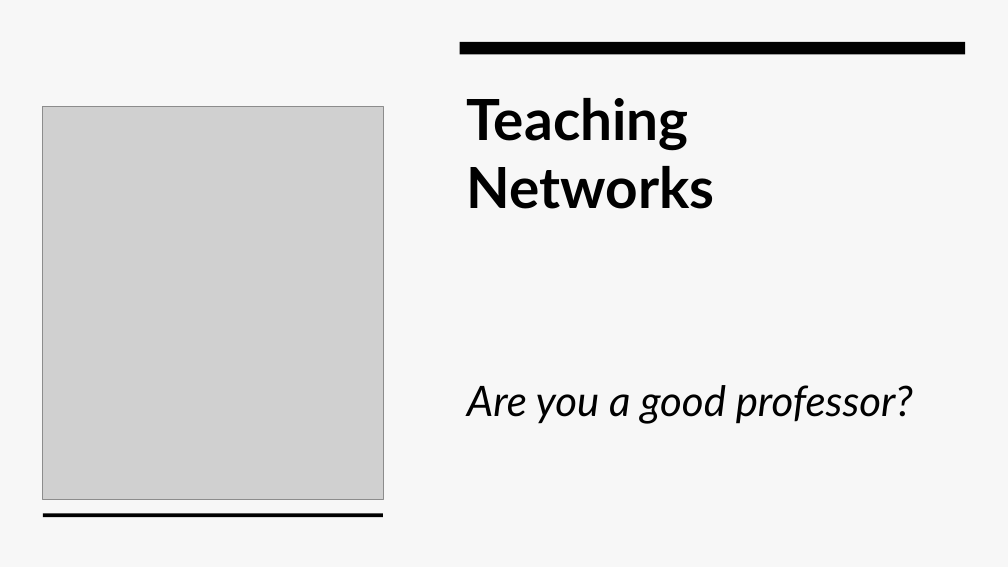
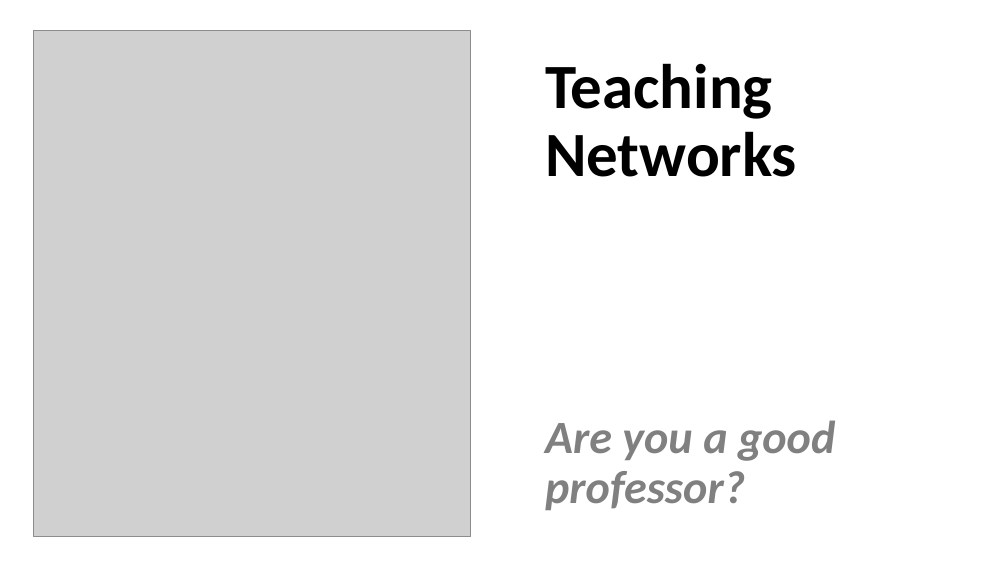
Before and after one commit to PRF-Development/DataAnalysisExtras, a slide deck: slide 1 of TeachingNetwoks.pptx. Drawn at 1008x567 pixels with LibreOffice and Linux fonts; fonts in the diff are those of the drawing; grey boxes stand for pictures. Boxes give left, top, right and bottom in pixels: in the first picture for what was removed or moved away, otherwise in the second. Text is boxed around its words. In the diff, an @@ line names an element or a change of style, - is before the commit and + after.

```diff
--- a/TeachingNetwoks.pptx
+++ b/TeachingNetwoks.pptx
@@ background #F7F7F7 to #FFFFFF @@
@@ rectangle removed at (x1=0, y1=0, x2=1008, y2=567) @@
@@ picture resized from (x1=43, y1=107, x2=383, y2=501) to (x1=33, y1=31, x2=470, y2=537) @@
@@ rectangle removed at (x1=460, y1=42, x2=966, y2=54) @@
@@ title "Teaching Networks" moved from (x1=467, y1=98, x2=715, y2=209) to (x1=545, y1=63, x2=797, y2=177) @@
@@ title "Teaching Networks" at (x1=545, y1=63, x2=797, y2=177): size 54 to 60 pt, font Lato to Calibri; line spacing 1 to 0.9 @@
@@ subtitle "Are you a good professor?" moved from (x1=467, y1=385, x2=913, y2=424) to (x1=545, y1=420, x2=835, y2=510) @@
@@ subtitle "Are you a good professor?" at (x1=545, y1=420, x2=835, y2=510): size 40 to 44 pt, font Lato to Calibri, text colour #000000 to #808080, bold on; line spacing 1 to 0.9; vertical alignment top to bottom @@
@@ rectangle removed at (x1=43, y1=513, x2=383, y2=517) @@
```
Also in this commit, not shown: 1 slide added.
